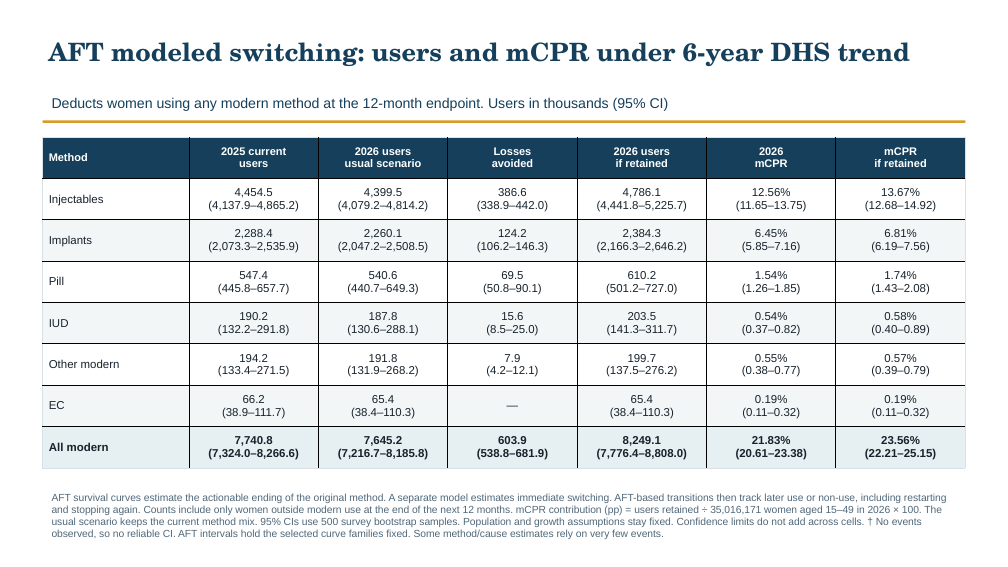
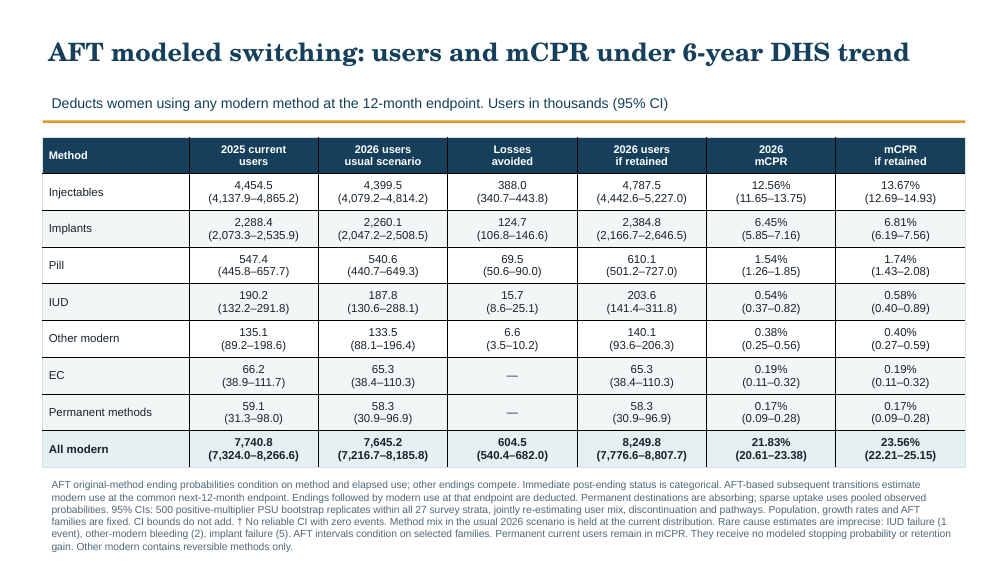
Before and after one commit to graciasierra6/Discontinuation-analyses, a slide deck: slide 92 of Ethiopia_analysis/ethiopia_presentation.pptx. Drawn at 1008x567 pixels with LibreOffice and Linux fonts; fonts in the diff are those of the drawing. Boxes give left, top, right and bottom in pixels: in the first picture for what was removed or moved away, otherwise in the second. Text is boxed around its words. In the diff, an @@ line names an element or a change of style, - is before the commit and + after.

Commit message:
Correct permanent-method planning and refresh validated reports

```diff
--- a/Ethiopia_analysis/ethiopia_presentation.pptx
+++ b/Ethiopia_analysis/ethiopia_presentation.pptx
@@ table at (x1=42, y1=137, x2=965, y2=468) @@
-row 2: Injectables | 4,454.5 / (4,137.9–4,865.2) | 4,399.5 / (4,079.2–4,814.2) | 386.6 / (338.9–442.0) | 4,786.1 / (4,441.8–5,225.7) | 12.56% / (11.65–13.75) | 13.67% / (12.68–14.92)
-row 3: Implants | 2,288.4 / (2,073.3–2,535.9) | 2,260.1 / (2,047.2–2,508.5) | 124.2 / (106.2–146.3) | 2,384.3 / (2,166.3–2,646.2) | 6.45% / (5.85–7.16) | 6.81% / (6.19–7.56)
-row 4: Pill | 547.4 / (445.8–657.7) | 540.6 / (440.7–649.3) | 69.5 / (50.8–90.1) | 610.2 / (501.2–727.0) | 1.54% / (1.26–1.85) | 1.74% / (1.43–2.08)
-row 5: IUD | 190.2 / (132.2–291.8) | 187.8 / (130.6–288.1) | 15.6 / (8.5–25.0) | 203.5 / (141.3–311.7) | 0.54% / (0.37–0.82) | 0.58% / (0.40–0.89)
-row 6: Other modern | 194.2 / (133.4–271.5) | 191.8 / (131.9–268.2) | 7.9 / (4.2–12.1) | 199.7 / (137.5–276.2) | 0.55% / (0.38–0.77) | 0.57% / (0.39–0.79)
-row 7: EC | 66.2 / (38.9–111.7) | 65.4 / (38.4–110.3) | — | 65.4 / (38.4–110.3) | 0.19% / (0.11–0.32) | 0.19% / (0.11–0.32)
-row 8: All modern | 7,740.8 / (7,324.0–8,266.6) | 7,645.2 / (7,216.7–8,185.8) | 603.9 / (538.8–681.9) | 8,249.1 / (7,776.4–8,808.0) | 21.83% / (20.61–23.38) | 23.56% / (22.21–25.15)
+row 2: Injectables | 4,454.5 / (4,137.9–4,865.2) | 4,399.5 / (4,079.2–4,814.2) | 388.0 / (340.7–443.8) | 4,787.5 / (4,442.6–5,227.0) | 12.56% / (11.65–13.75) | 13.67% / (12.69–14.93)
+row 3: Implants | 2,288.4 / (2,073.3–2,535.9) | 2,260.1 / (2,047.2–2,508.5) | 124.7 / (106.8–146.6) | 2,384.8 / (2,166.7–2,646.5) | 6.45% / (5.85–7.16) | 6.81% / (6.19–7.56)
+row 4: Pill | 547.4 / (445.8–657.7) | 540.6 / (440.7–649.3) | 69.5 / (50.6–90.0) | 610.1 / (501.2–727.0) | 1.54% / (1.26–1.85) | 1.74% / (1.43–2.08)
+row 5: IUD | 190.2 / (132.2–291.8) | 187.8 / (130.6–288.1) | 15.7 / (8.6–25.1) | 203.6 / (141.4–311.8) | 0.54% / (0.37–0.82) | 0.58% / (0.40–0.89)
+row 6: Other modern | 135.1 / (89.2–198.6) | 133.5 / (88.1–196.4) | 6.6 / (3.5–10.2) | 140.1 / (93.6–206.3) | 0.38% / (0.25–0.56) | 0.40% / (0.27–0.59)
+row 7: EC | 66.2 / (38.9–111.7) | 65.3 / (38.4–110.3) | — | 65.3 / (38.4–110.3) | 0.19% / (0.11–0.32) | 0.19% / (0.11–0.32)
+row 8: Permanent methods | 59.1 / (31.3–98.0) | 58.3 / (30.9–96.9) | — | 58.3 / (30.9–96.9) | 0.17% / (0.09–0.28) | 0.17% / (0.09–0.28)
+row 9: All modern | 7,740.8 / (7,324.0–8,266.6) | 7,645.2 / (7,216.7–8,185.8) | 604.5 / (540.4–682.0) | 8,249.8 / (7,776.6–8,807.7) | 21.83% / (20.61–23.38) | 23.56% / (22.21–25.15)
@@ text at (x1=52, y1=480, x2=951, y2=552): text changed @@
-AFT survival curves estimate the actionable ending of the original method. A separate model estimates immediate switching. AFT-based transitions then track later use or non-use, including restarting and stopping again. Counts include only women outside modern use at the end of the next 12 months. mCPR contribution (pp) = users retained ÷ 35,016,171 women aged 15–49 in 2026 × 100. The usual scenario keeps the current method mix. 95% CIs use 500 survey bootstrap samples. Population and growth assumptions stay fixed. Confidence limits do not add across cells. † No events observed, so no reliable CI. AFT intervals hold the selected curve families fixed. Some method/cause estimates rely on very few events.
+AFT original-method ending probabilities condition on method and elapsed use; other endings compete. Immediate post-ending status is categorical. AFT-based subsequent transitions estimate modern use at the common next-12-month endpoint. Endings followed by modern use at that endpoint are deducted. Permanent destinations are absorbing; sparse uptake uses pooled observed probabilities. 95% CIs: 500 positive-multiplier PSU bootstrap replicates within all 27 survey strata, jointly re-estimating user mix, discontinuation and pathways. Population, growth rates and AFT families are fixed. CI bounds do not add. † No reliable CI with zero events. Method mix in the usual 2026 scenario is held at the current distribution. Rare cause estimates are imprecise: IUD failure (1 event), other-modern bleeding (2), implant failure (5). AFT intervals condition on selected families. Permanent current users remain in mCPR. They receive no modeled stopping probability or retention gain. Other modern contains reversible methods only.
```
Also in this commit, not shown: 59 other slides changed, 19 other files.
